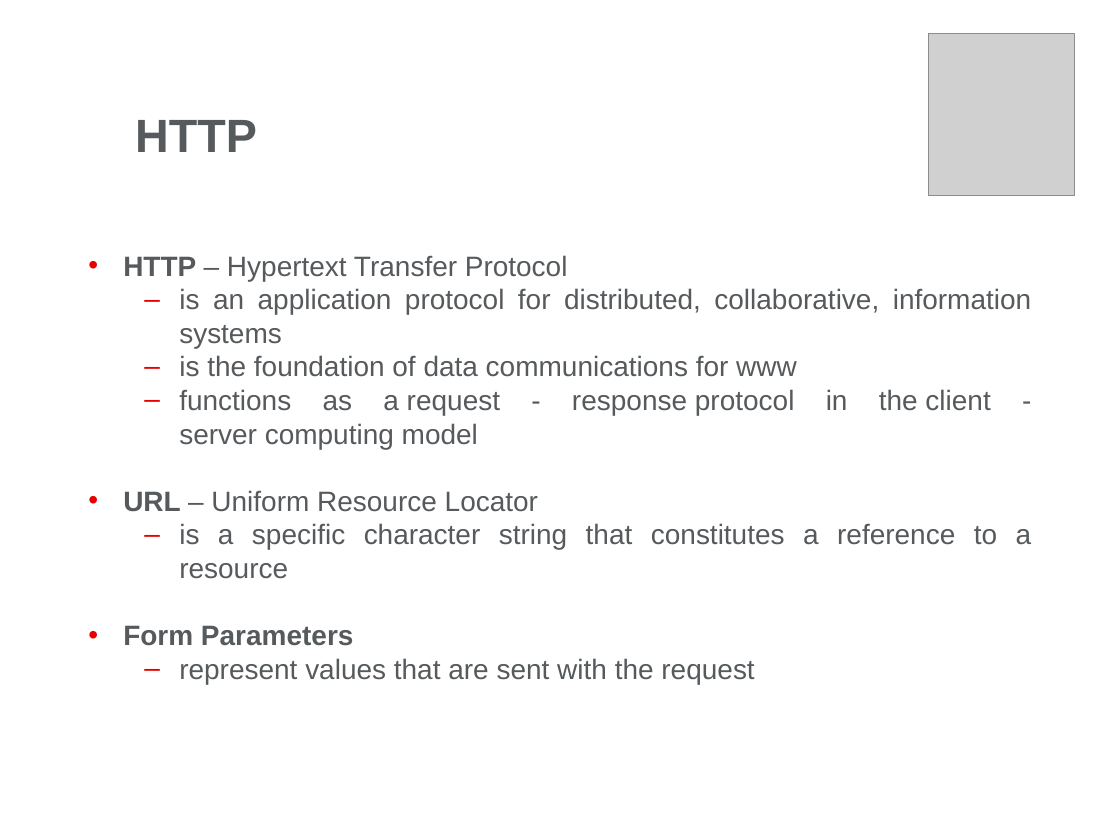
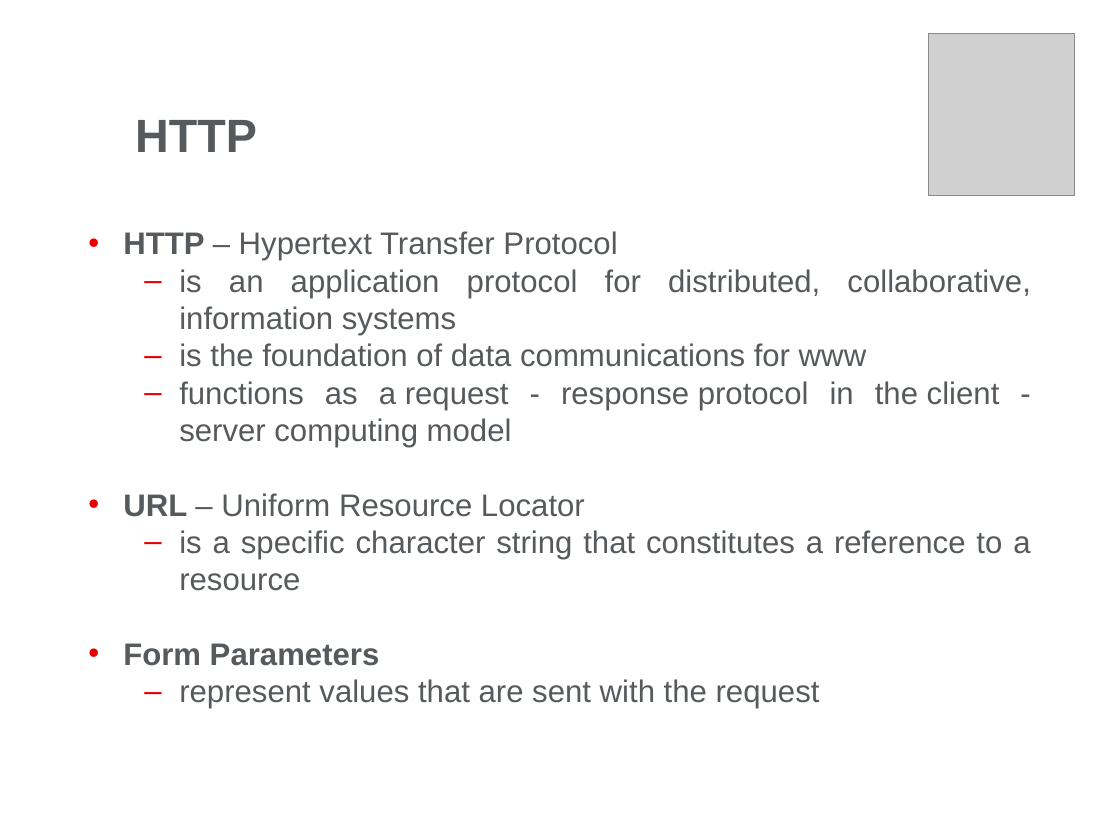
Before and after one commit to andreiapostol/JavaDocs, a slide deck: slide 24 of Servlets/Day1/Docs/Web Presentation-Part1.pptx. Drawn at 1120x840 pixels with LibreOffice and Linux fonts; fonts in the diff are those of the drawing; grey boxes stand for pictures; background and template pictures are left out. Boxes give left, top, right and bottom in pixels: in the first picture for what was removed or moved away, otherwise in the second. Text is boxed around its words. In the diff, an @@ line names an element or a change of style, - is before the commit and + after.

```diff
--- a/Servlets/Day1/Docs/Web Presentation-Part1.pptx
+++ b/Servlets/Day1/Docs/Web Presentation-Part1.pptx
@@ text "HTTP – Hypertext Transfer Protocol" at bbox=[123, 231, 1030, 709]: size 18 to 20 pt @@
```
Also in this commit, not shown: 15 other slides changed, 18 other files.
